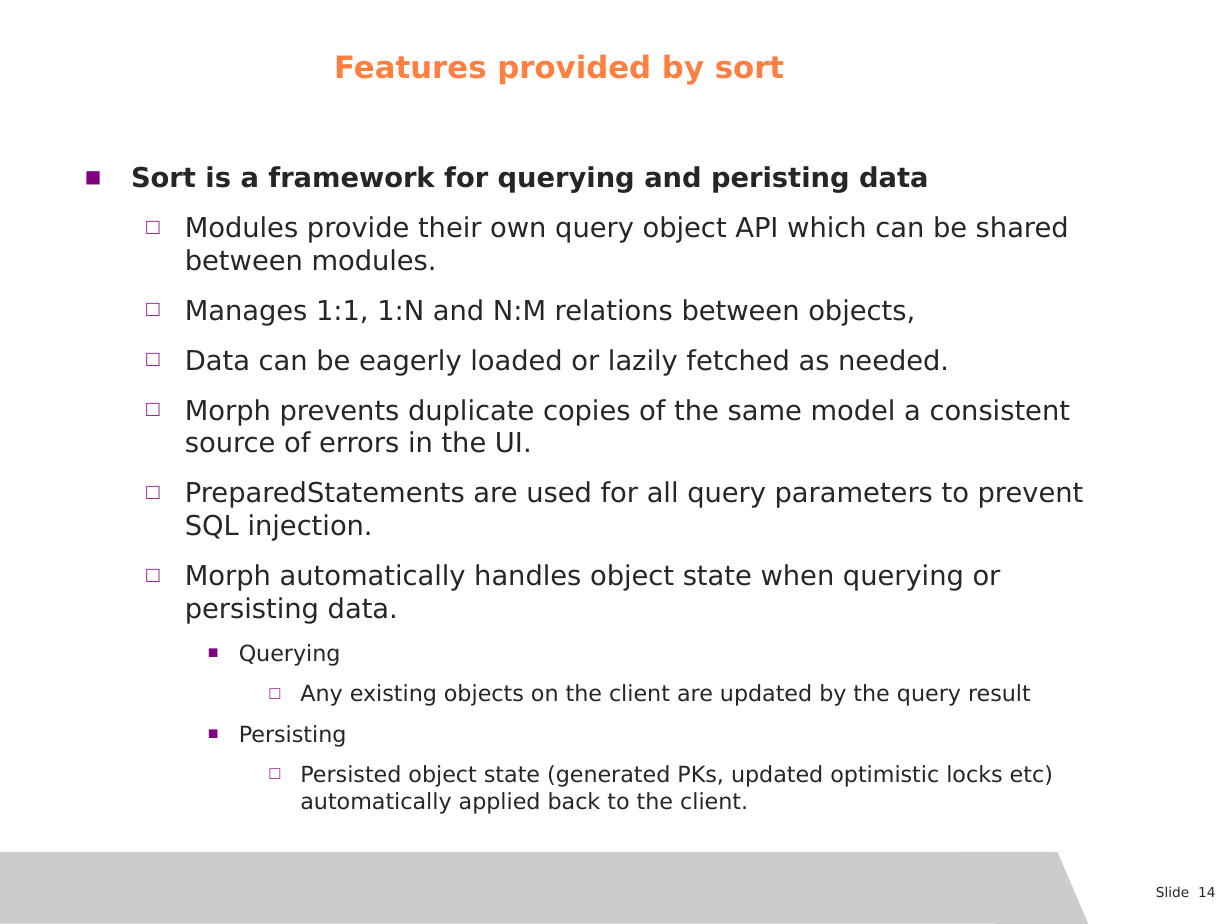
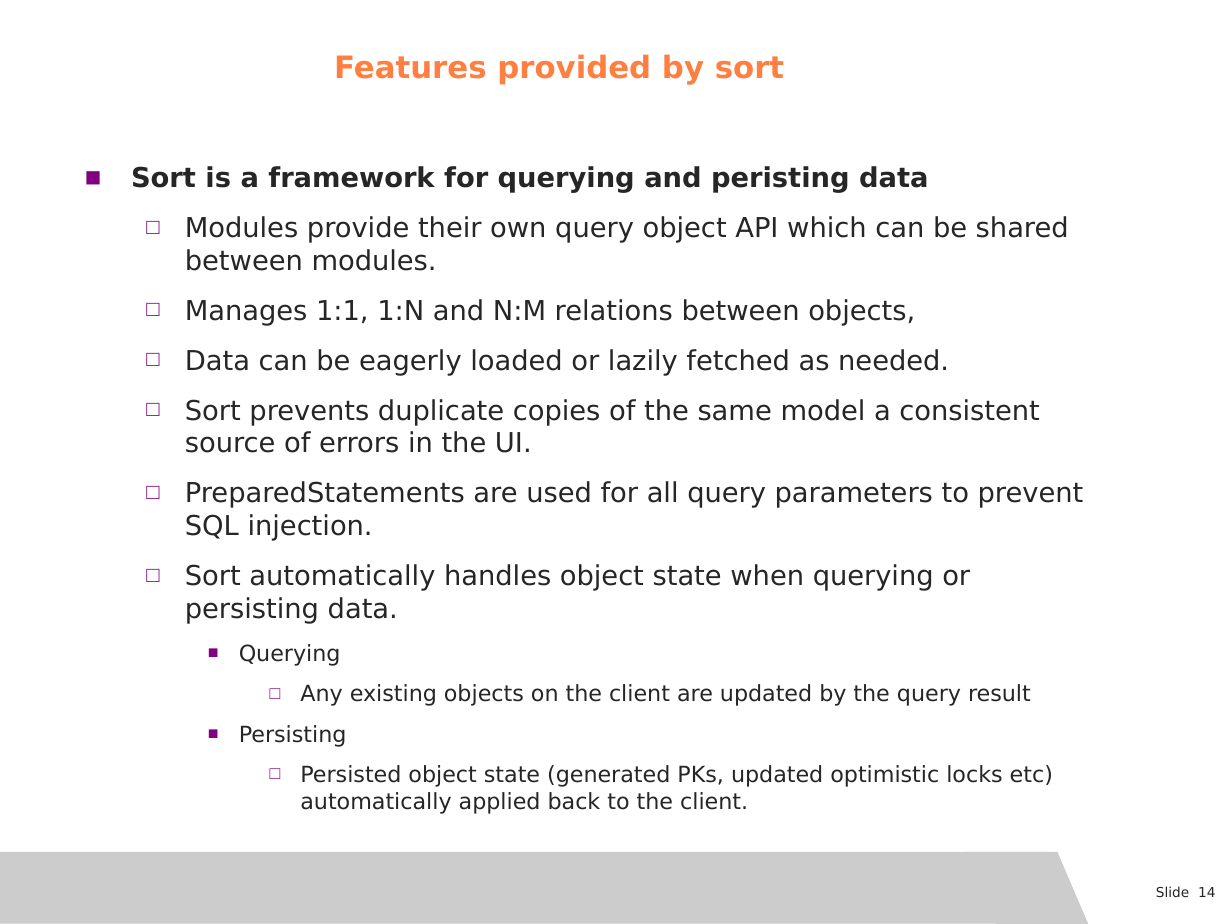
Before and after one commit to scottysinclair/barleydb, a slide deck: slide 14 of sort.ppt. Drawn at 1232x924 pixels with LibreOffice and Linux fonts; fonts in the diff are those of the drawing; background and template pictures are left out. Boxes give left, top, right and bottom in pixels: in the first picture for what was removed or moved away, otherwise in the second. Text is boxed around its words. In the diff, an @@ line names an element or a change of style, - is before the commit and + after.

```diff
--- a/sort.ppt
+++ b/sort.ppt
@@ text at [185, 399, 1039, 453]: text changed @@
-  □ Morph prevents duplicate copies of the same model a consistent source of errors in the UI.
+  □ Sort prevents duplicate copies of the same model a consistent source of errors in the UI.
@@ text at [185, 564, 970, 624]: text changed @@
-  □ Morph automatically handles object state when querying or persisting data.
+  □ Sort automatically handles object state when querying or persisting data.
```
Also in this commit, not shown: 1 other file.
